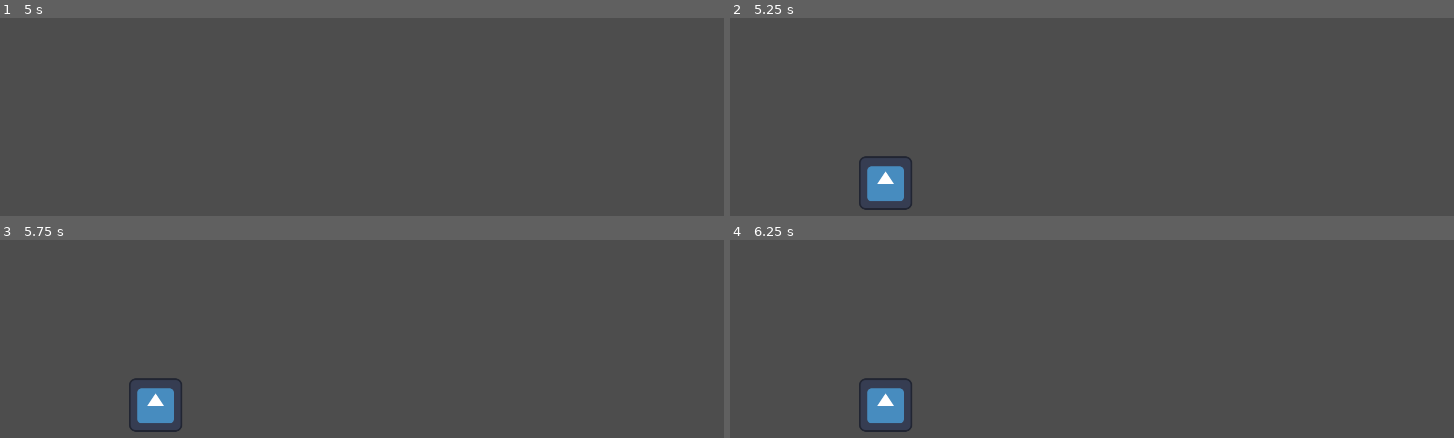
Above: before the commit, frames 1-4 (two rows, left to right).
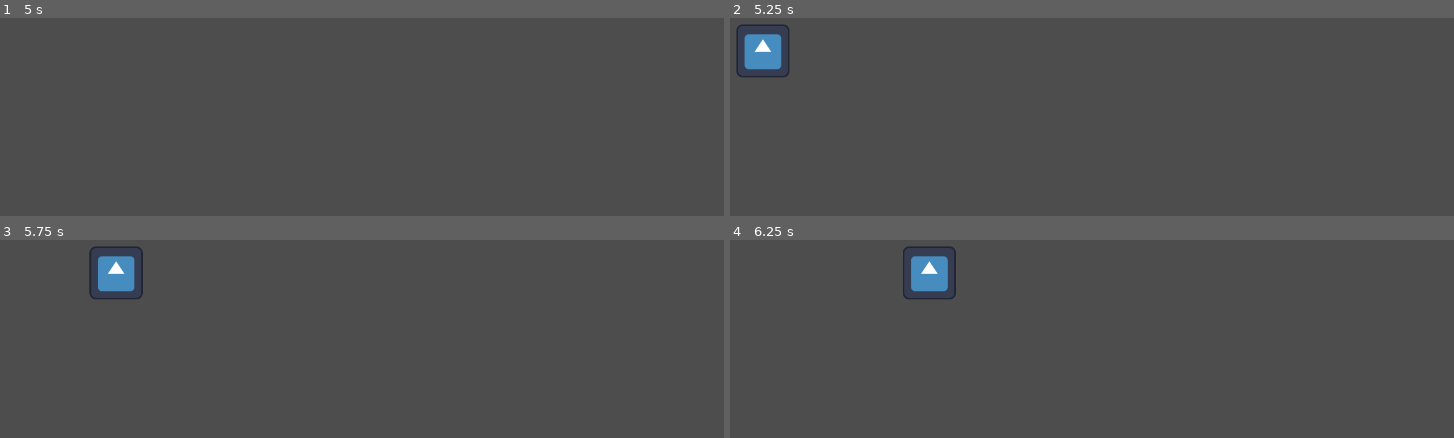
Above: after the commit, the same moments.

Repository: CrazyKamel/bbqJam
Game: Godot game, scene res://src/OpenSpace/openSpace.tscn
Same seed, same stepped clock (60 frames per second), same inputs: the game is played once before the commit and once after it. The engine's default icon, where the game draws it, is replaced by a stand-in: a white triangle on a blue panel in a dark square.
Inputs:
- Up to frame 1 (5 s): tap Enter at 0.5, 2, 3.5 s; hold Space (space) 0.53-1.28 s; tap Space (space) at 1.35, 2.85, 4.35 s; hold Space (space) 2.03-2.78 s; hold Space (space) 3.53-4.28 s
- Up to frame 2 (5.25 s): hold Space (space) from 5.03 s (still down)
- Up to frame 3 (5.75 s): keep holding Space (space)
- Up to frame 4 (6.25 s): release Space (space) at 5.78 s; tap Space (space) at 5.85 s

Frame 1 is identical in both runs. In frame 2, 2.3% of the frame differs, in the area x 0-26%, y 3-97%; in frame 3, 2.4%, in the area x 12-26%, y 3-97%; in frame 4, 2.4%.

Commit message:
Arrivée collègues, détection touche et slide collègues

Diff:
--- /dev/null
+++ b/src/Collegue/collegue.gd
@@ -0,0 +1,20 @@
+extends Node2D
+
+@export var speed = 400
+
+
+# Called when the node enters the scene tree for the first time.
+func _ready():
+	print(get_viewport_rect().size)
+	pass # Replace with function body.
+
+
+# Called every frame. 'delta' is the elapsed time since the previous frame.
+func _process(delta):
+	position.x += speed*delta
+	#print(position.x)
+	if position.x >= get_viewport_rect().size.x - $Sprite2D.texture.get_width():
+		print("Collegue killed")
+		get_parent().collegueDiedRIP()
+		queue_free()
+	pass
--- a/src/Collegue/collegue.tscn
+++ b/src/Collegue/collegue.tscn
@@ -1,8 +1,10 @@
-[gd_scene load_steps=2 format=3 uid="uid://bjm1hhd336cw0"]
+[gd_scene load_steps=3 format=3 uid="uid://bjm1hhd336cw0"]
 
 [ext_resource type="Texture2D" uid="uid://bdvx58rwnaeev" path="res://media/icon.svg" id="1_mid5c"]
+[ext_resource type="Script" path="res://src/Collegue/collegue.gd" id="1_nhxqq"]
 
 [node name="Collegue" type="Node2D"]
+script = ExtResource("1_nhxqq")
 
 [node name="Sprite2D" type="Sprite2D" parent="."]
 position = Vector2(116, 87)
--- a/src/OpenSpace/openSpace.gd
+++ b/src/OpenSpace/openSpace.gd
@@ -3,12 +3,28 @@
 @export var collegue: PackedScene
 var timer := Timer.new()
 
+var score = 0
+
+func collegueDiedRIP():
+	print("HE DIED NOOOOOOOOOOOOOOOOO")
+	if Input.is_action_pressed("space"):
+		print("Grillé")
+		var label = Label.new()
+		label.text = "YOU DIED"
+		add_child(label)
+		timer.stop()
+		# GAME OVER
+
+
+	pass
+
 func _spawnCollegue():
 	print("Created collegue")
 	var collegue1 = collegue.instantiate()
-	collegue1.position = Vector2(randf_range(0.0,1920.0), randf_range(0.0, 1080.0))
+	#collegue1.position = Vector2(randf_range(0.0,1920.0), randf_range(0.0, 1080.0))
+	collegue1.position = Vector2(50,50)
 	add_child(collegue1)
-	timer.wait_time = randi_range(1, 5)
+	timer.wait_time = randi_range(1, 3)
 	pass
 
 # Called when the node enters the scene tree for the first time.
@@ -23,9 +39,8 @@
 
 # Called every frame. 'delta' is the elapsed time since the previous frame.
 func _process(delta):
+	if Input.is_action_pressed("space"):
+		score += 20
+		if score%100 == 0:
+			print(score)
 	pass
-	#randomize()
-	#$Sprite.visible = false
-	#var t = randi_range(5,20)
-	#await(get_tree().create_timer(t))
-	#$Sprite.visible = true
